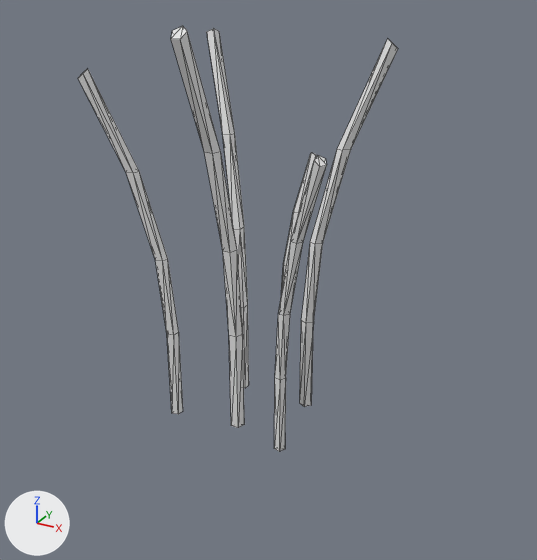
Two versions of the OBJ model astro/3d_models/flowers/stalks.obj, one commit apart.
Camera for both pictures: a camera (50 mm lens) standing at (0.869, -1.484, 1.072) and looking at (0.068, -0.027, 0.344). The axes (+X, +Y, +Z) are drawn at lower left. The lights are the same throughout. Mesh edges are drawn as thin lines. Where no turn or scale is listed for an object, it has been applied to the vertices.

In view in the first picture: 'Flower_Stalks_Cylinder.014'.
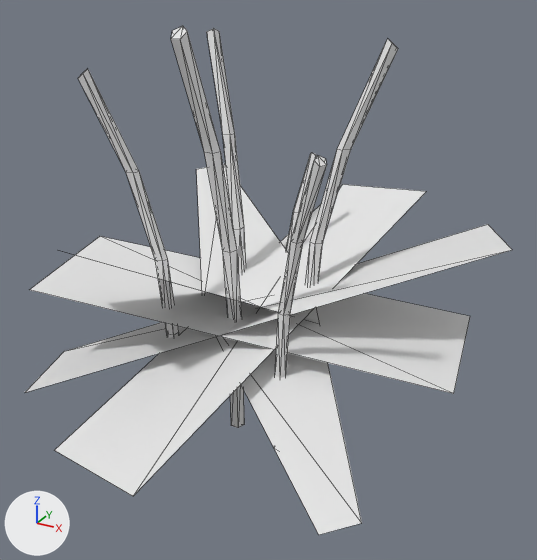
Location of each change, [x1, y1, x2, y2] in pixels of the pictures (537 x 560 px):
'Plane_Plane.001', added: after [26, 164, 512, 535]

The change in detail:
Mesh me_plane_plane_001 is new.
It has 22 vertices, 12 faces and spans x -0.555..0.601, y -0.574..0.566, z 0.012..0.494.
Object 'Plane_Plane.001' (ob_plane_plane_001) is new; it shows me_plane_plane_001.
Its location is (0.0, 0.0, 0.0).
